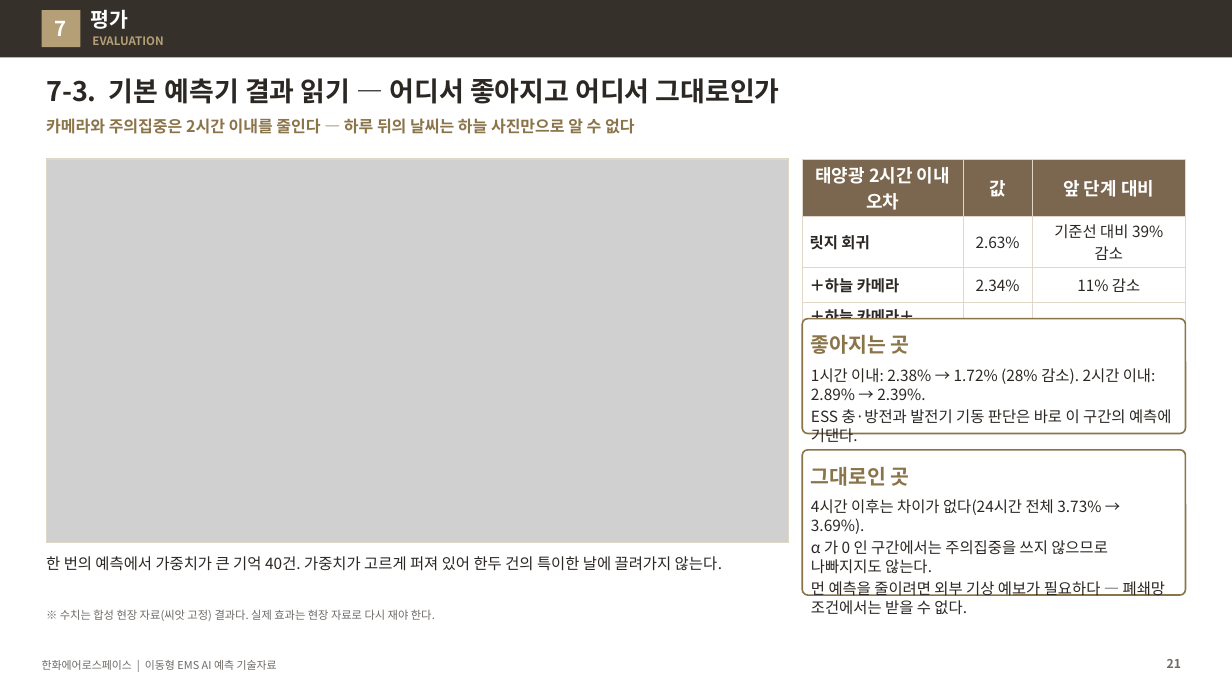
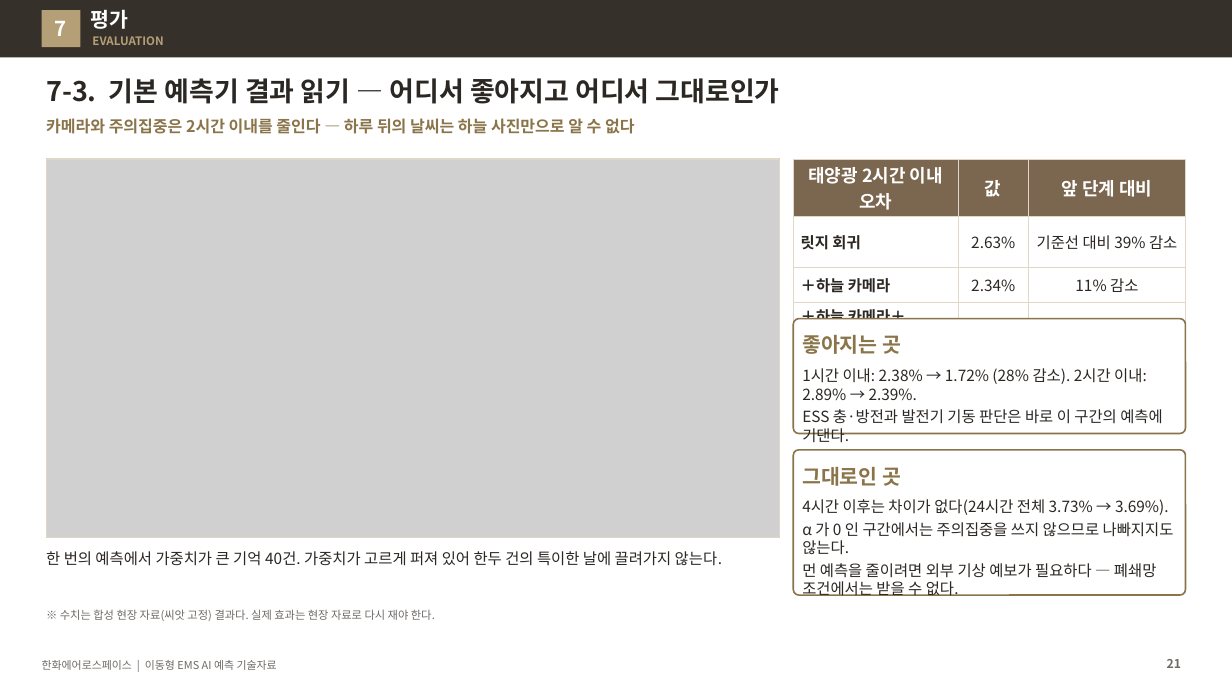
Before and after one commit to byunjd112-hue/headroom, a slide deck: slide 21 of mobile_ems/docs/out/IFPS_EMS_AI예측_기술자료_Rev56.pptx. Drawn at 1232x693 pixels with LibreOffice and Linux fonts; fonts in the diff are those of the drawing; grey boxes stand for pictures. Boxes give left, top, right and bottom in pixels: in the first picture for what was removed or moved away, otherwise in the second. Text is boxed around its words. In the diff, an @@ line names an element or a change of style, - is before the commit and + after.

```diff
--- a/mobile_ems/docs/out/IFPS_EMS_AI예측_기술자료_Rev56.pptx
+++ b/mobile_ems/docs/out/IFPS_EMS_AI예측_기술자료_Rev56.pptx
@@ picture: place and size @@
-picture at [46, 159, 788, 543]
+picture at [46, 159, 780, 538]
@@ rectangle: place and size @@
-rectangle at [46, 159, 788, 543]
+rectangle at [46, 159, 780, 538]
@@ table: place and size @@
-table at [802, 159, 1186, 353]
+table at [794, 159, 1186, 353]
@@ rounded rectangle: place and size @@
-rounded rectangle at [802, 319, 1186, 433]
+rounded rectangle at [794, 319, 1186, 433]
@@ text "좋아지는 곳": place and size @@
-text "좋아지는 곳" at [811, 335, 910, 354]
+text "좋아지는 곳" at [802, 335, 901, 354]
@@ text "1시간 이내: 2.38% → 1.72% ...": place and size @@
-text "1시간 이내: 2.38% → 1.72% ..." at [811, 368, 1171, 424]
+text "1시간 이내: 2.38% → 1.72% ..." at [802, 368, 1162, 424]
@@ rounded rectangle: place and size @@
-rounded rectangle at [802, 450, 1186, 595]
+rounded rectangle at [794, 450, 1186, 595]
@@ text "그대로인 곳": place and size @@
-text "그대로인 곳" at [811, 467, 910, 486]
+text "그대로인 곳" at [802, 467, 901, 486]
@@ text "4시간 이후는 차이가 없다(24시간 전체 ..." rewrapped from [811, 499, 1165, 615] to [802, 499, 1174, 596] @@
@@ text "한 번의 예측에서 가중치가 큰 ...": place and size @@
-text "한 번의 예측에서 가중치가 큰 ..." at [46, 556, 722, 571]
+text "한 번의 예측에서 가중치가 큰 ..." at [46, 551, 722, 566]
```
Also in this commit, not shown: 2 other slides changed, 21 other files.
